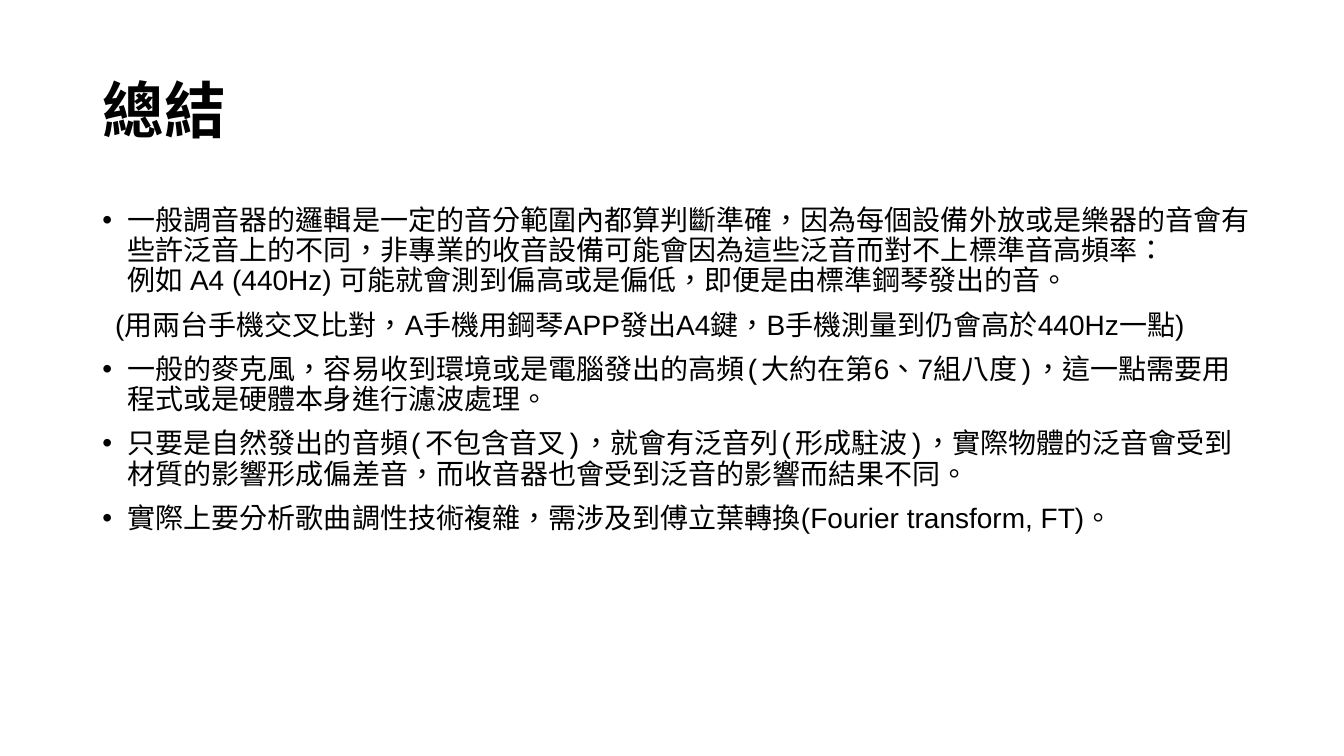
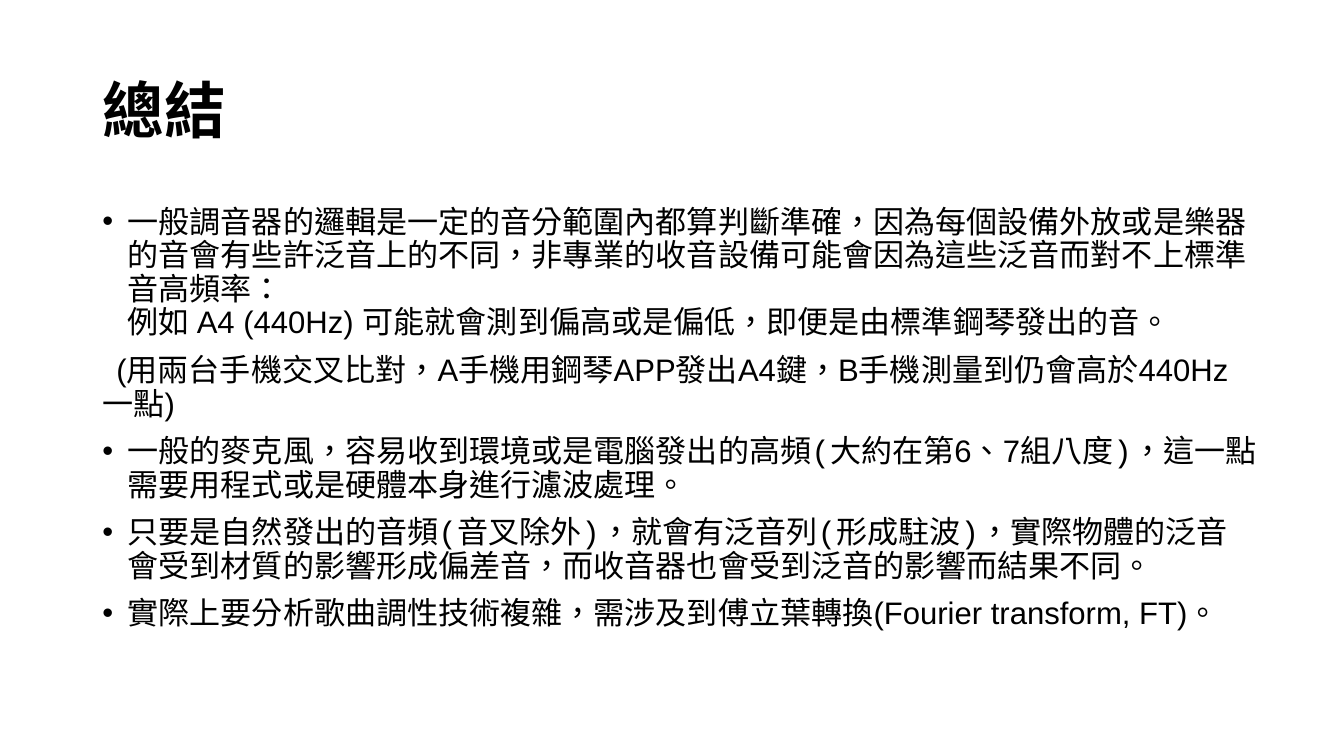
Before and after one commit to HowardYuuu/TunerWinForm, a slide deck: slide 12 of 1224報告_NAudio.pptx (slide 13 before the commit). Drawn at 1344x756 pixels with LibreOffice and Linux fonts; fonts in the diff are those of the drawing. Boxes give left, top, right and bottom in pixels: in the first picture for what was removed or moved away, otherwise in the second. Text is boxed around its words. In the diff, an @@ line names an element or a change of style, - is before the commit and + after.

Commit message:
20241231 更新音頻計算方式

```diff
--- a/1224報告_NAudio.pptx
+++ b/1224報告_NAudio.pptx
@@ text at bbox=[116, 206, 1257, 631]: size 20 to 22.2 pt in "一般調音器的邏輯是一定的音分範圍內都算判斷準確，因為每個設備外放或是樂器的音會有些許泛音上的不同，非專業的收音設備可能會 ...", "(用兩台手機交叉比對，A手機用鋼琴APP發出A4鍵，B手機測量到仍會高於440Hz一點)", "一般的麥克風，容易收到環境或是電腦發出的高頻(大約在第6、7組八度)，這一點需要用程式或是硬體本身進行濾波處理。", "實際上要分析歌曲調性技術複雜，需涉及到傅立葉轉換(Fourier transform, FT)。" @@
@@ text at bbox=[128, 516, 1228, 580]: text changed; size 20 to 22.2 pt @@
-• 只要是自然發出的音頻(不包含音叉)，就會有泛音列(形成駐波)，實際物體的泛音會受到材質的影響形成偏差音，而收音器也會受到泛音的影響而結果不同。
+• 只要是自然發出的音頻(音叉除外)，就會有泛音列(形成駐波)，實際物體的泛音會受到材質的影響形成偏差音，而收音器也會受到泛音的影響而結果不同。
```
Also in this commit, not shown: 3 other slides changed, 4 slides added, 5 slides removed, 4 other files.
